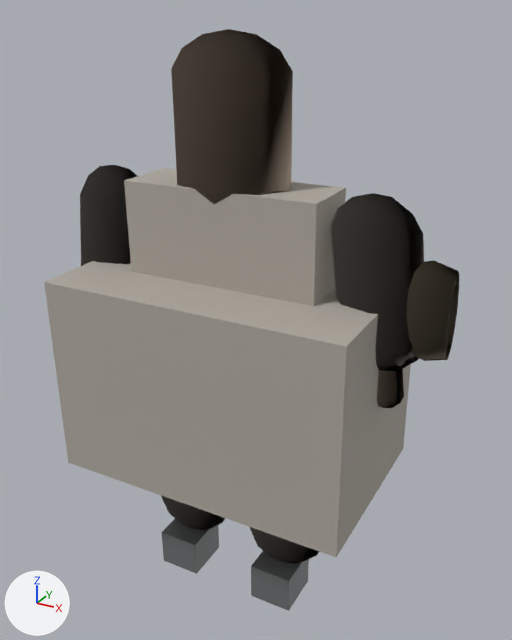
An edit to the glTF model public/models/brigandArcher.glb, drawn before and after from the same camera.
The view is the same before and after, from a 50 mm camera at (0.449, -0.758, 1.384) aimed at (0.022, 0.018, 0.996). The lights are fixed; the arrows at lower left show +X, +Y and +Z. The first picture is the older version. Both versions are drawn at frame 14 of the action 'draw'; the numbers are the values there.

The first picture shows 'box:cloth', 'capsule:cloth', 'capsule:cloth.001', 'capsule:cloth.002', 'capsule:cloth.003', 'foot.L', 'foot.R', 'hand.R', 'head', 'shortBow', 'torso'.
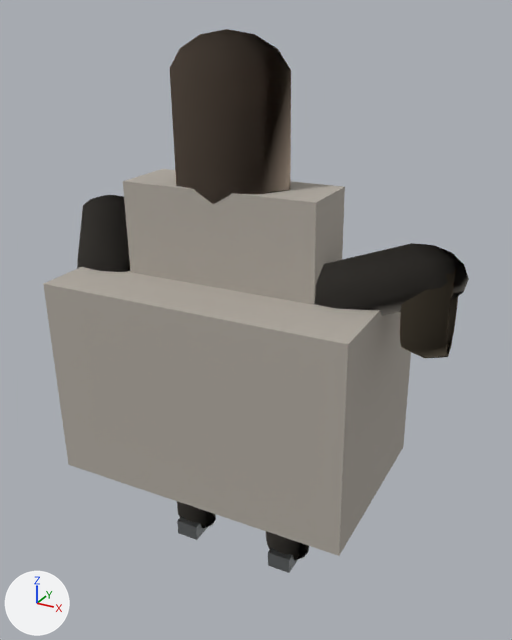
ob_pelvis is not drawn itself; it is the parent of ob_torso, ob_head, ob_arm_l, ob_leg_l, ob_arm_r, ob_leg_r, ob_shortbow, ob_box_cloth.

What differs and where, as boxes (x1, y1, x2, y2) in the pictures (512 x 640 px):
'box:cloth', turned: before (44, 261, 411, 557); after (43, 259, 411, 556)
'torso', turned: before (124, 168, 346, 306); after (123, 169, 345, 305)
'head', turned: before (171, 29, 293, 204); after (170, 29, 291, 204)
'capsule:cloth.002', turned, moved: before (330, 193, 424, 371); after (177, 501, 216, 528)
'capsule:cloth.005', added: after (315, 243, 469, 316)
'shortBow', turned: before (406, 260, 459, 361); after (400, 267, 458, 358)
'capsule:cloth.001', turned, moved: before (161, 496, 225, 530); after (77, 195, 130, 272)
'capsule:cloth', turned, moved (not visible afterwards): before (80, 165, 137, 266)
'foot.R', turned, moved: before (251, 551, 309, 611); after (268, 548, 298, 573)
'foot.L', turned, moved: before (162, 519, 219, 574); after (177, 516, 208, 540)
'capsule:cloth.003', turned, moved (not visible afterwards): before (250, 527, 319, 564)
'hand.R', turned, moved (not visible afterwards): before (377, 369, 404, 408)
'capsule:cloth.006', now drawn: after (266, 531, 309, 561)

Edits to the bpy script that builds the scene:
```text
Change ob_pelvis:
    ob_pelvis.rotation_euler: (0.00059, -0.00831, 0.0083) -> (0.000106, -0.0146, 0.0204)  # degrees (0, -0.5, 0.5) -> degrees (0, -0.8, 1.2)
Change ob_capsule_cloth:
    ob_capsule_cloth.parent: ob_arm_l -> ob_lowerarm_l
Change ob_foot_l:
    ob_foot_l.parent: ob_leg_l -> ob_lowerleg_l
    ob_foot_l.location: (0.0, -0.11, -0.54) -> (0.0, -0.11, -0.4)
Change ob_capsule_cloth_001:
    ob_capsule_cloth_001.parent: ob_leg_l -> ob_upperarm_l
Change ob_hand_r:
    ob_hand_r.parent: ob_arm_r -> ob_lowerarm_r
Change ob_capsule_cloth_002:
    ob_capsule_cloth_002.parent: ob_arm_r -> ob_lowerleg_l
Change ob_foot_r:
    ob_foot_r.parent: ob_leg_r -> ob_lowerleg_r
    ob_foot_r.location: (0.0, -0.11, -0.54) -> (0.0, -0.11, -0.4)
Change ob_capsule_cloth_003:
    ob_capsule_cloth_003.parent: ob_leg_r -> ob_upperleg_l
Add ob_lowerleg_r:
    ob_lowerleg_r = bpy.data.objects.new('lowerLeg.R', None)
    ob_lowerleg_r.parent = ob_upperleg_r
    ob_lowerleg_r.location = (0.0, 0.0, -0.42)
    ob_lowerleg_r.scale = (0.56, 0.56, 0.68)
Add ob_upperleg_r:
    ob_upperleg_r = bpy.data.objects.new('upperLeg.R', None)
    ob_upperleg_r.parent = ob_pelvis
    ob_upperleg_r.location = (0.19, 0.0, -0.52)
    ob_upperleg_r.scale = (0.62, 0.62, 0.72)
Add ob_lowerarm_r:
    ob_lowerarm_r = bpy.data.objects.new('lowerArm.R', None)
    ob_lowerarm_r.parent = ob_upperarm_r
    ob_lowerarm_r.location = (0.0, 0.0, -0.38)
    ob_lowerarm_r.scale = (0.48, 0.48, 0.52)
Add ob_upperarm_r:
    ob_upperarm_r = bpy.data.objects.new('upperArm.R', None)
    ob_upperarm_r.parent = ob_pelvis
    ob_upperarm_r.location = (0.47, 0.0, 0.58)
    ob_upperarm_r.rotation_euler = (-0.95, 0.755, -0.775)  # degrees (-54, 43, -44)
    ob_upperarm_r.scale = (0.55, 0.55, 0.52)
Add ob_upperleg_l:
    ob_upperleg_l = bpy.data.objects.new('upperLeg.L', None)
    ob_upperleg_l.parent = ob_pelvis
    ob_upperleg_l.location = (-0.19, 0.0, -0.52)
    ob_upperleg_l.scale = (0.62, 0.62, 0.72)
Add ob_lowerleg_l:
    ob_lowerleg_l = bpy.data.objects.new('lowerLeg.L', None)
    ob_lowerleg_l.parent = ob_upperleg_l
    ob_lowerleg_l.location = (0.0, 0.0, -0.42)
    ob_lowerleg_l.scale = (0.56, 0.56, 0.68)
Add ob_upperarm_l:
    ob_upperarm_l = bpy.data.objects.new('upperArm.L', None)
    ob_upperarm_l.parent = ob_pelvis
    ob_upperarm_l.location = (-0.47, 0.0, 0.58)
    ob_upperarm_l.rotation_euler = (-0.842, -0.162, 0.183)  # degrees (-48, -9.3, 10)
    ob_upperarm_l.scale = (0.55, 0.55, 0.52)
Add ob_lowerarm_l:
    ob_lowerarm_l = bpy.data.objects.new('lowerArm.L', None)
    ob_lowerarm_l.parent = ob_upperarm_l
    ob_lowerarm_l.location = (0.0, 0.0, -0.38)
    ob_lowerarm_l.scale = (0.48, 0.48, 0.52)
Add ob_capsule_cloth_005:
    ob_capsule_cloth_005 = bpy.data.objects.new('capsule:cloth.005', me_capsule_cloth)
    ob_capsule_cloth_005.parent = ob_upperarm_r
    ob_capsule_cloth_005.location = (0.0, 0.0, 0.0)
    ob_capsule_cloth_005.scale = (0.5, 0.5, 0.5)
```
